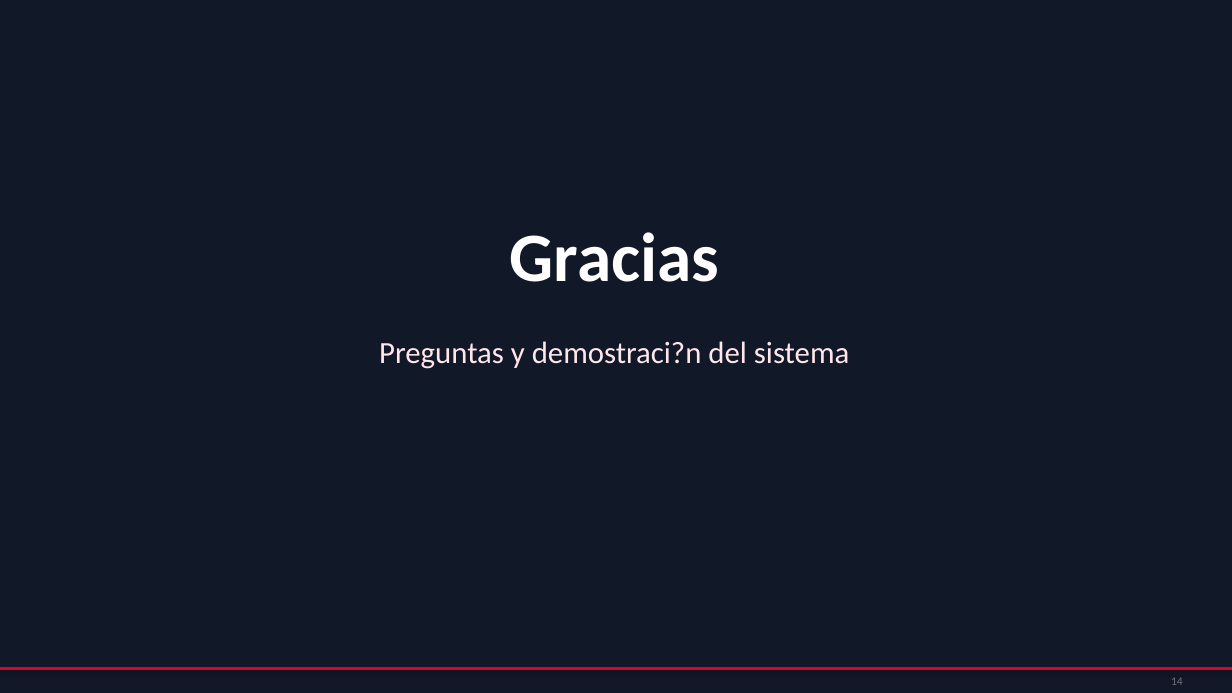
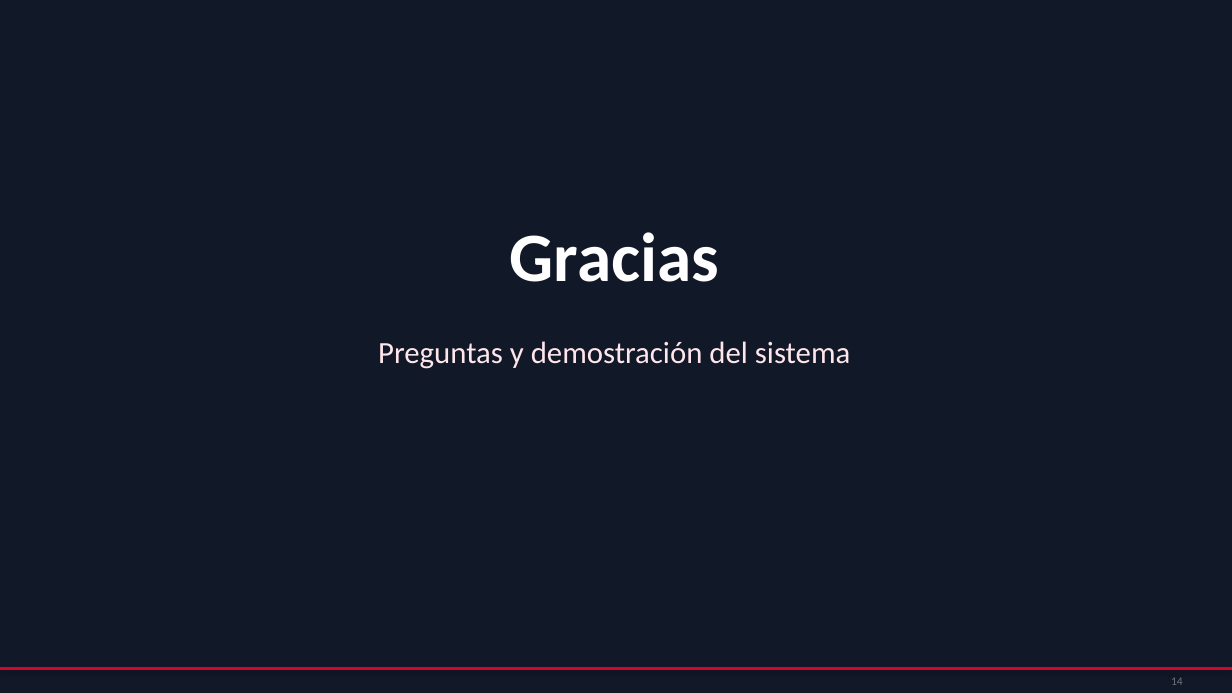
Before and after one commit to DiegoA199/Chompas_Mabel, a slide deck: slide 14 of docs/entregables/Presentacion_Chompas_Mabel.pptx. Drawn at 1232x693 pixels with LibreOffice and Linux fonts; fonts in the diff are those of the drawing. Boxes give left, top, right and bottom in pixels: in the first picture for what was removed or moved away, otherwise in the second. Text is boxed around its words. In the diff, an @@ line names an element or a change of style, - is before the commit and + after.

```diff
--- a/docs/entregables/Presentacion_Chompas_Mabel.pptx
+++ b/docs/entregables/Presentacion_Chompas_Mabel.pptx
@@ text at [378,341,850,369]: text changed @@
-Preguntas y demostraci?n del sistema
+Preguntas y demostración del sistema
```
Also in this commit, not shown: 10 other slides changed, 2 other files.
